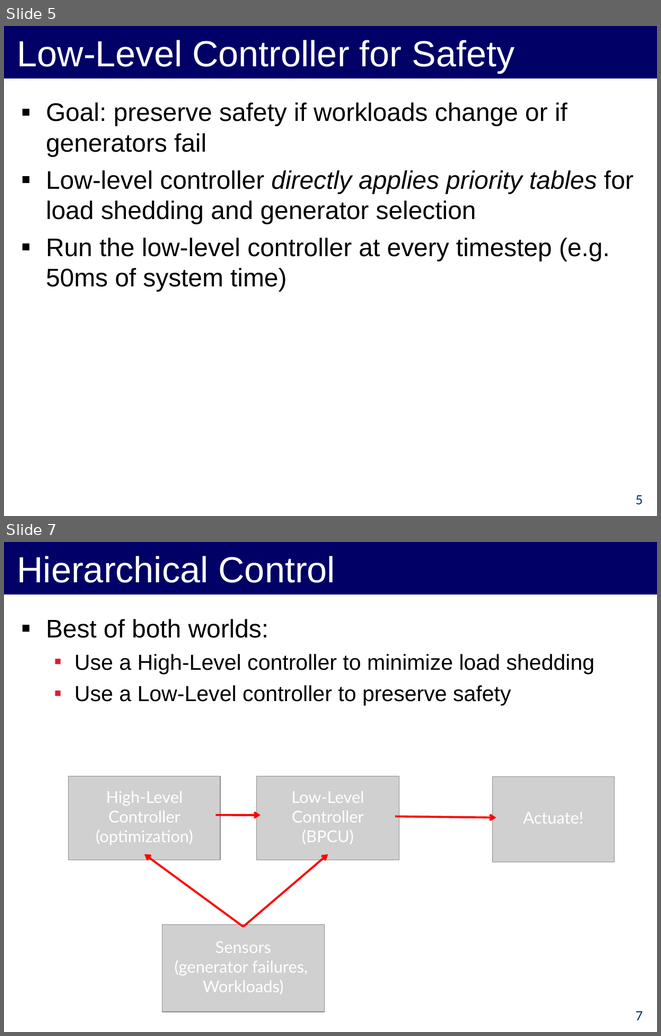
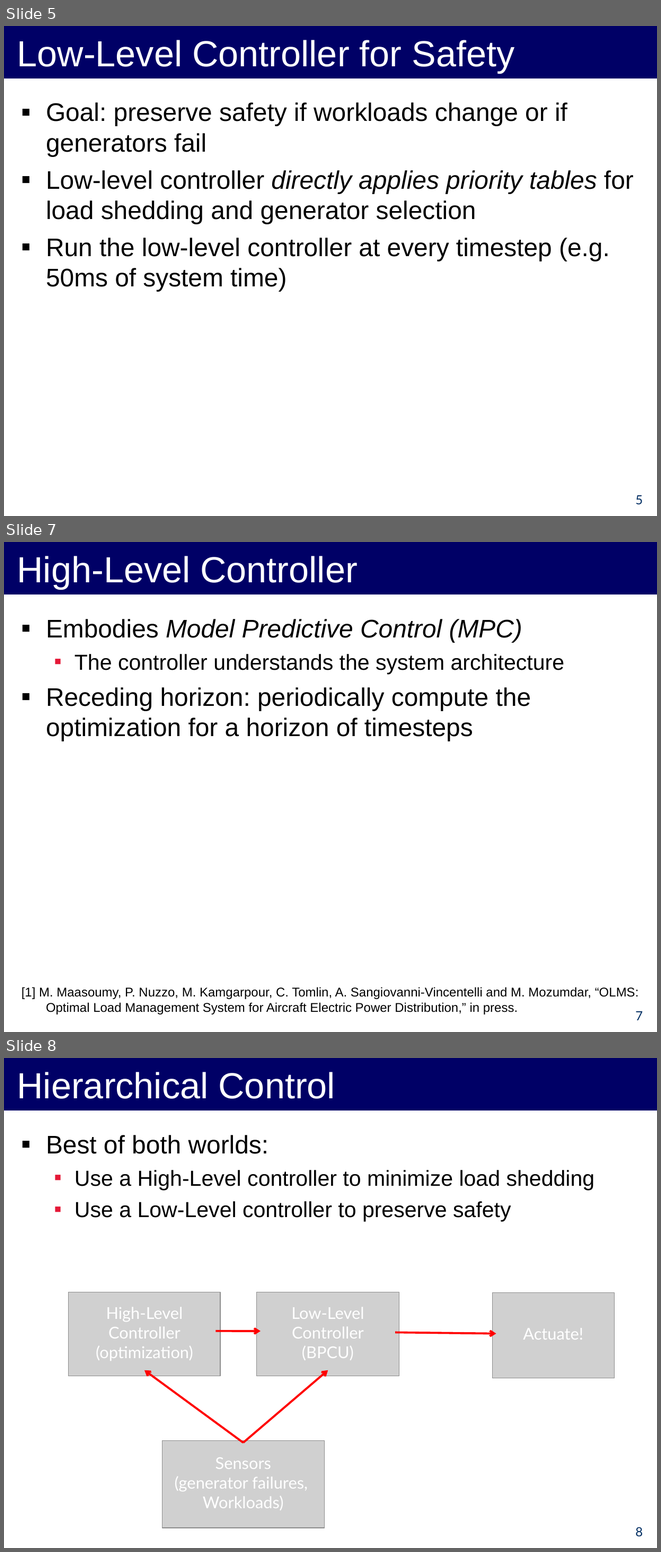
Before and after one commit to forresti/optimal_load_management, a slide deck: project/12-3-12_Presentation.ppt. Shown one above the other, each under a label of ours: slides 5 and 7 before the commit, slides 5, 7 and 8 after it; the slides between them are not shown. The pictures are 661x1036 and 661x1552 pixels, drawn with LibreOffice and Linux fonts; fonts in the diff are those of the drawing; grey boxes stand for pictures. Boxes give left, top, right and bottom in pixels: in the first picture for what was removed or moved away, otherwise in the second. Text is boxed around its words. In the diff, an @@ line names an element or a change of style, - is before the commit and + after.

```diff
--- a/project/12-3-12_Presentation.ppt
+++ b/project/12-3-12_Presentation.ppt
@@ slide 7 added at [4, 542, 657, 1032], background #FFFFFF @@
@@ title added at [4, 542, 657, 594], fill #000066, 40 pt, text #FFFFFF @@
+High-Level Controller
@@ text added at [21, 619, 639, 1014], 14 pt, text #000000 @@
+▪ Embodies Model Predictive Control (MPC)
+  ▪ The controller understands the system architecture
+▪ Receding horizon: periodically compute the optimization for a horizon of timesteps
+[1] M. Maasoumy, P. Nuzzo, M. Kamgarpour, C. Tomlin, A. Sangiovanni-Vincentelli and M. Mozumdar, “OLMS: Optimal Load Management System for Aircraft Electric Power Distribution,” in press.
@@ page number added at [635, 1011, 643, 1020], 14 pt, text #002D62 @@
+7
@@ what was slide 7 is now slide 8 @@
@@ page number at [635, 1527, 643, 1537]: text changed @@
-7
+8
```
Also in this commit, not shown: 3 slides changed.
